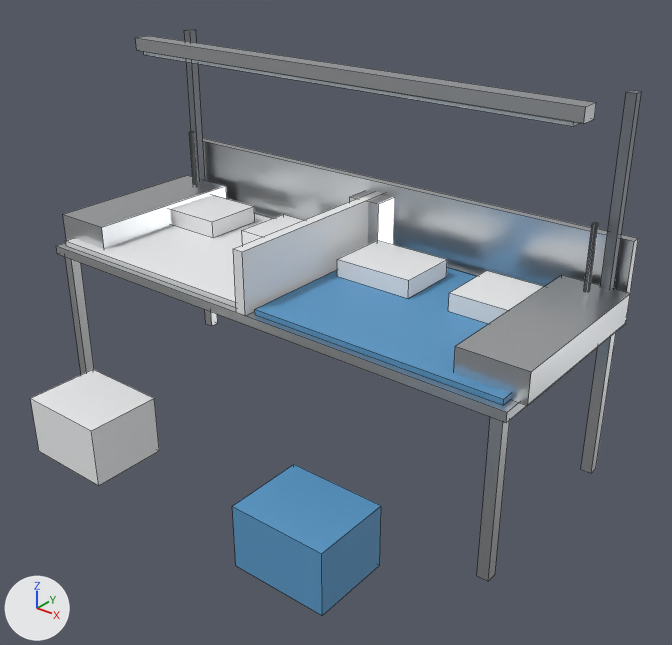
The FBX model Tools/butchery/fbx/SM_BYPRODUCT_TABLE.fbx: old version first, new version second.
Before and after are seen from a 50 mm lens placed at (2.99, -3.28, 2.91), pointed at (0.29, 0.1, 0.81). Arrows for +X, +Y and +Z are at lower left; the lights stay in place. The picture after the commit comes second. Mesh edges are drawn as thin lines.

Objects in the first picture: 'SM_BYPRODUCT_TABLE'.
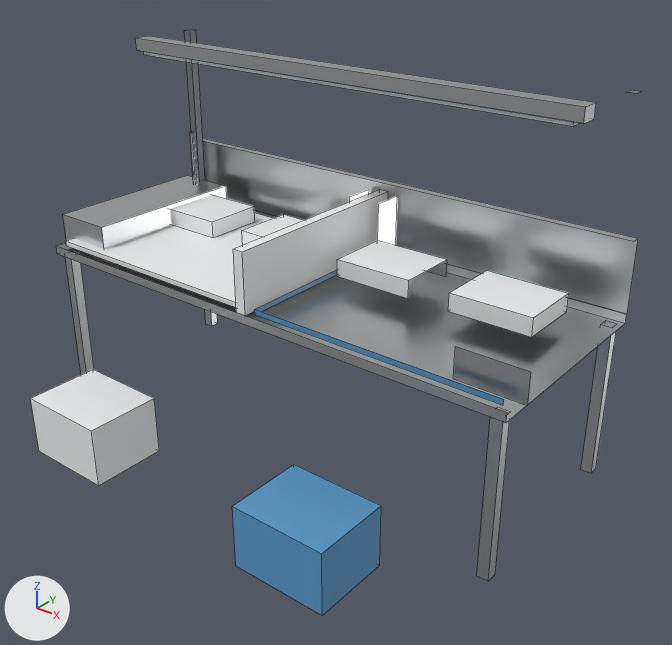
Edits to the bpy script that builds the scene:
```text
Change me_sm_byproduct_table_001:
    used by ob_sm_byproduct_table; location = (0.0, 0.0, 0.0)
    remove me_sm_byproduct_table_001.from_pydata(...)  # 240 vertices, 220 faces; spans x -1.54..1.54, y -0.91..0.91, z 0.0..2.04
    add me_sm_byproduct_table_001.from_pydata(...)  # 177 vertices, 101 faces; spans x -1.54..1.54, y -0.91..0.91, z 0.0..2.04
    me_sm_byproduct_table_001 part 1: the loose piece of 32 vertices spanning x 1.35..1.37, y 0.69..0.72, z 1.06..1.42 is deleted
    me_sm_byproduct_table_001 part 2
    31 vertices are removed from x -1.37..1.54, y 0.69..0.86, z 0.92..1.42
    85 faces are deleted
    2 vertices move within x -1.35, y 0.7, z 1.06..1.42
    10 new faces join them, mat_m_butchery_stainless (light grey #dddfe2)
```

Location of each change, (x1, y1, x2, y2) in pixels of the pictures (672 x 645 px):
'SM_BYPRODUCT_TABLE', reshaped
    before: (30, 29, 642, 616)
    after: (30, 29, 641, 616)
part 1 of me_sm_byproduct_table_001, deleted
    before: (584, 223, 598, 291)
part 2 of me_sm_byproduct_table_001, cut back
    before: (58, 91, 642, 423)
    after: (190, 132, 197, 185)
